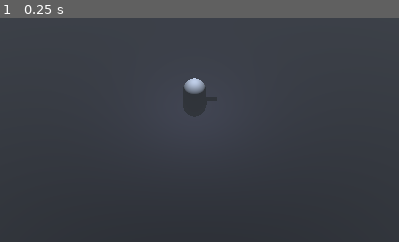
Above: before the commit, frame 1.
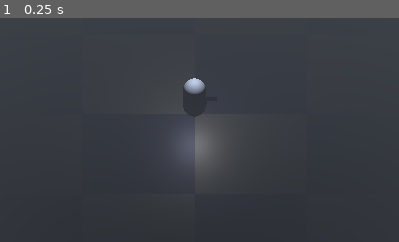
Above: after the commit, the same moment.

Repository: Adamekka/bullets-vs-bullets
Game: Godot game, scene res://scenes/main.tscn
The game is run twice, just before and just after one commit, with the same random seed, the same clock (stepped at 60 frames per second) and the same inputs.
Inputs:
- Up to frame 1 (0.25 s): no input
The pictures show only the part of the screen within x 26-76%, y 32-82%; the shares and areas given below are measured in that part.

The runs differ from the first frame. In frame 1, 1.3% of the frame differs, in the area x 45-55%, y 47-70%.

Commit message:
feat: floor shader

Diff:
--- /dev/null
+++ b/models/floor.gdshader
@@ -0,0 +1,11 @@
+shader_type spatial;
+
+void fragment() {
+	float squareSize = 0.1;
+
+	bool isEven = mod(floor(UV.x / squareSize) + floor(UV.y / squareSize), 2.0) < 1.0;
+
+	ALBEDO = isEven ? vec3(0.3, 0.3, 0.3) : vec3(0.169, 0.176, 0.259);
+	METALLIC = 0.5;
+	ROUGHNESS = 0.5;
+}
--- a/models/floor.tscn
+++ b/models/floor.tscn
@@ -1,14 +1,18 @@
-[gd_scene load_steps=5 format=3 uid="uid://cpv6u8xsgag2s"]
+[gd_scene load_steps=6 format=3 uid="uid://cpv6u8xsgag2s"]
 
-[ext_resource type="Material" uid="uid://c7o02oryteqtl" path="res://models/floor_material.tres" id="1_ui26j"]
+[ext_resource type="Shader" path="res://models/floor.gdshader" id="1_1r81a"]
 
 [sub_resource type="PhysicsMaterial" id="PhysicsMaterial_70m5f"]
 
 [sub_resource type="BoxShape3D" id="BoxShape3D_msloq"]
 size = Vector3(50, 0.1, 50)
 
-[sub_resource type="BoxMesh" id="BoxMesh_5ljjn"]
-material = ExtResource("1_ui26j")
+[sub_resource type="PlaneMesh" id="PlaneMesh_578nm"]
+size = Vector2(1, 1)
+
+[sub_resource type="ShaderMaterial" id="ShaderMaterial_7oet5"]
+render_priority = 0
+shader = ExtResource("1_1r81a")
 
 [node name="Floor" type="StaticBody3D"]
 transform = Transform3D(1, -3.48787e-16, 3.48787e-16, 3.48787e-16, 1, -3.48787e-16, -3.48787e-16, 3.48787e-16, 1, 2.08165e-12, -0.05, 2.08165e-12)
@@ -21,4 +25,5 @@
 [node name="Mesh" type="MeshInstance3D" parent="."]
 transform = Transform3D(50, -1.21652e-32, 0, -6.08262e-30, 0.1, 0, 0, 0, 50, 0.00860932, 0, 3.03577e-18)
 custom_aabb = AABB(2.08165e-12, 2.08165e-12, 2.08165e-12, 2.08165e-12, 2.08165e-12, 2.08165e-12)
-mesh = SubResource("BoxMesh_5ljjn")
+mesh = SubResource("PlaneMesh_578nm")
+surface_material_override/0 = SubResource("ShaderMaterial_7oet5")
--- a/models/floor_material.tres
+++ /dev/null
@@ -1,4 +0,0 @@
-[gd_resource type="StandardMaterial3D" format=3 uid="uid://c7o02oryteqtl"]
-
-[resource]
-albedo_color = Color(0.168627, 0.176471, 0.258824, 1)
